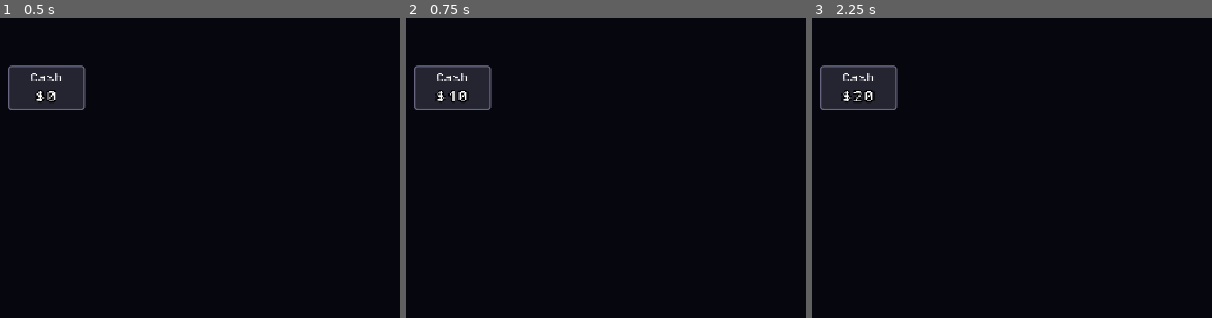
Above: before the commit, frames 1-3 (left to right).
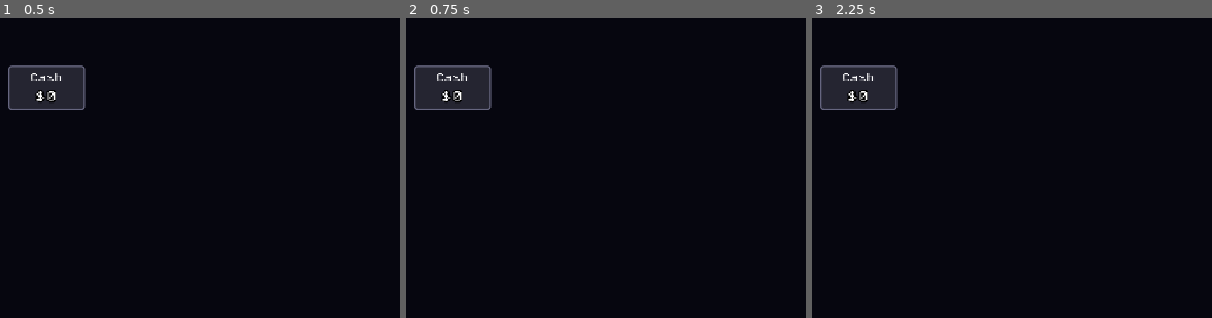
Above: after the commit, the same moments.

Repository: MissionToPsyche-Platinum/platinum_24d_game_psycheopoly-psb
Game: Godot game, scene res://scenes/MoneyHUD.tscn
Two runs of this game, one before a commit and one after it. Both use one fixed random seed, a clock stepped at 60 frames per second and the inputs below. This scene is started directly instead of the project's main scene.
Inputs (mouse positions are % of the whole screen's width and height, from its top left):
- Up to frame 1 (0.5 s): no input
- Up to frame 2 (0.75 s): tap Enter at 0.5 s; move the mouse to (72, 45) at 0.52 s; tap C at 0.6 s; click (72, 45) at 0.67 s
- Up to frame 3 (2.25 s): tap Space at 1.25 s; drag from (30, 55) to (45, 70) at 1.27 s; tap Enter at 2 s; move the mouse to (60, 28) at 2.02 s; tap C at 2.1 s; click (60, 28) at 2.17 s
The pictures show only the part of the screen within x 0-50%, y 0-50%; the shares and areas given below are measured in that part.

Frame 1 is identical in both runs. In frame 2, 0.3% of the frame differs, in the area x 7-16%, y 24-28%; in frame 3, 0.3%.

Commit message:
refactor: simplify comments and remove unused debug input handling in MoneyHUD

Diff:
--- a/scripts/ui/money_hud.gd
+++ b/scripts/ui/money_hud.gd
@@ -14,8 +14,7 @@
 ##
 ##  Placeholder notes.
 ##   - update_from_player() assumes the player object has cash and
-##     assets_value fields (or getters). If we decide to use different names,
-##     we have to change them inside that function.
+##     If we decide to use different names, we have to change them inside that function.
 ##   - The debug input handler (_unhandled_input) is just for quick testing
 ##    on the HUD and can be removed later
 ## -----------------------------------------------------------------------------
@@ -30,7 +29,7 @@
 	## Here we:
 	##    initialize default text
 	##    connect to the global GameState autoload so the HUD updates
-	##    automatically when the current player changes or their money or assets change.
+	##    automatically when the current player changes or their money changes.
 
 	# This prevents talking to GameState while editing someting in the scene view
 	if Engine.is_editor_hint():
@@ -59,7 +58,7 @@
 						 "HUD will not auto-update on money changes.")
 	else:
 		push_warning("GameState autoload not found. " +
-					 "HUD will only update if set_cash/set_assets are called manually.")
+					 "HUD will only update if set_cash are called manually.")
 
 	# Initialize HUD with the current player right away (safe, no fake signal emit)
 	if GameState and GameState.players.size() > 0:
@@ -81,7 +80,6 @@
 	##
 	## PLACEHOLDER ASSUMPTIONS I AM HAVING ABOUT THE PLAYER
 	##   - player.balance       : int value
-	##   - player.assets_value  : int (cash + property values, etc.) value
 	##
 	## If our Player uses different names, change only the field access modifier here
 	## (so for example `player.balance` instead of `player.cash`).
@@ -136,26 +134,3 @@
 		return
 
 	update_from_player(player)
-
-
-# ---------------------------------------------------------------------------
-# Quick keyboard test – can be removed once GameState integration is functional
-# Just made this to visually see updates to the values in the HUD
-# without the need to have the GameState, Player, etc created.
-# ---------------------------------------------------------------------------
-
-var _debug_cash := 0        # placeholder  value
-
-func _unhandled_input(event: InputEvent) -> void:
-	## Lets us test the HUD in-game without involving GameState.
-	##  - Press "C" to add +10 cash
-	##  - Press "A" to add +50 assets
-	##
-	## We are good to delete this once
-	##  - GameState is fully wired to the HUD, and
-	##  - We no longer need quick testing.
-	if event is InputEventKey and event.pressed:
-		match event.keycode:
-			KEY_C:
-				_debug_cash += 10
-				set_cash(_debug_cash)
